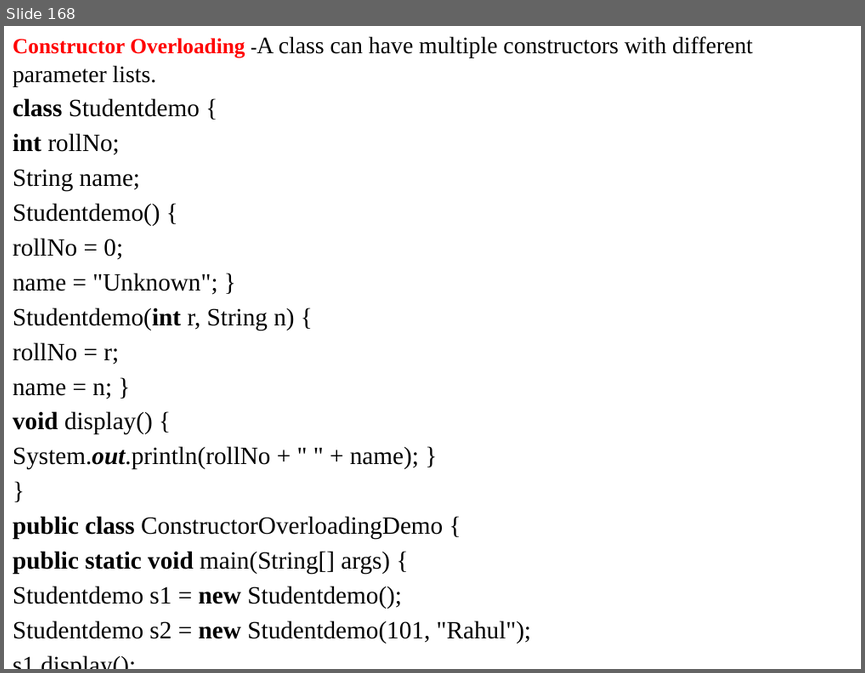
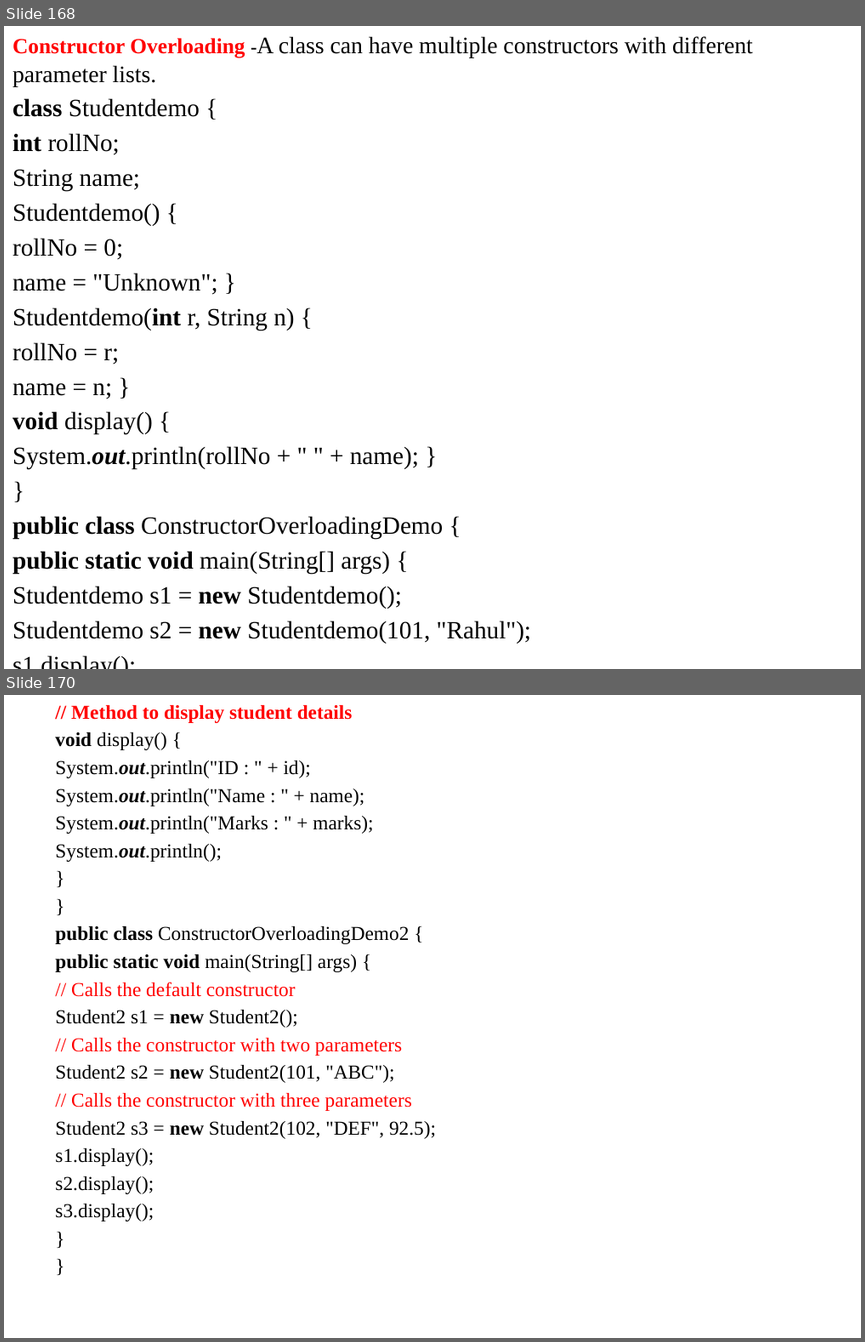
Before and after one commit to anvesh1987/Java-Programs-CSE-G, a slide deck: UNIT - I.pptx. Shown one above the other, each under a label of ours: slide 168 before the commit, slides 168 and 170 after it; the slides between them are not shown. The pictures are 865x673 and 865x1342 pixels, drawn with LibreOffice and Linux fonts; fonts in the diff are those of the drawing. Boxes give left, top, right and bottom in pixels: in the first picture for what was removed or moved away, otherwise in the second. Text is boxed around its words. In the diff, an @@ line names an element or a change of style, - is before the commit and + after.

```diff
--- a/UNIT - I.pptx
+++ b/UNIT - I.pptx
@@ slide 170 added at [4,695,861,1338], background #FFFFFF @@
@@ text added at [55,705,436,1221], 16.6 pt, text #000000 @@
+// Method to display student details
+void display() {
+System.out.println("ID : " + id);
+System.out.println("Name : " + name);
+System.out.println("Marks : " + marks);
+System.out.println();
+}
+}
+public class ConstructorOverloadingDemo2 {
+public static void main(String[] args) {
+// Calls the default constructor
+Student2 s1 = new Student2();
+// Calls the constructor with two parameters
+Student2 s2 = new Student2(101, "ABC");
+// Calls the constructor with three parameters
+Student2 s3 = new Student2(102, "DEF", 92.5);
+s1.display();
+s2.display();
+s3.display();
+}
+}
```
Also in this commit, not shown: 1 slide changed, 32 other slides added, 39 slides removed.
